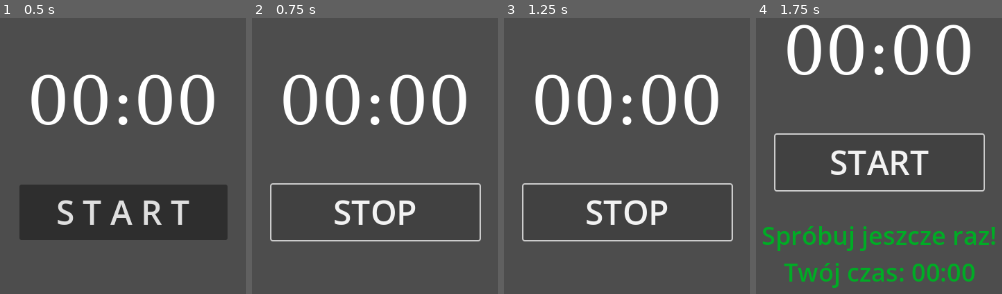
Above: before the commit, frames 1-4 (left to right).
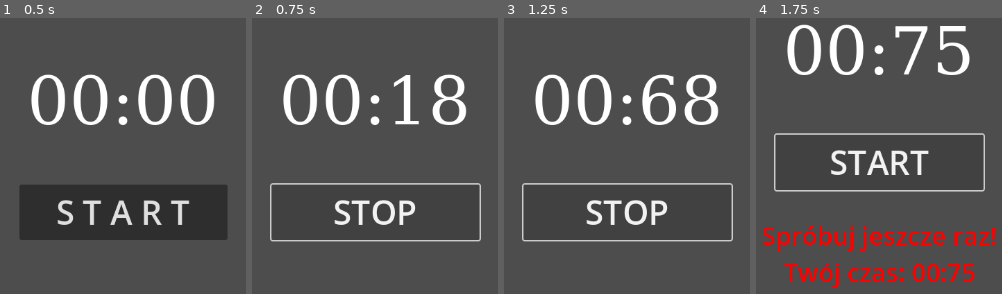
Above: after the commit, the same moments.

Repository: Technikum-Informatyczno-Ekonomiczne/godot-timergame
Game: Godot game, scene res://main.tscn
The game is run twice, just before and just after one commit, with the same random seed, the same clock (stepped at 60 frames per second) and the same inputs.
Inputs:
- Up to frame 1 (0.5 s): no input
- Up to frame 2 (0.75 s): click "S T A R T" at 0.5 s
- Up to frame 3 (1.25 s): no input
- Up to frame 4 (1.75 s): click "STOP" at 1.25 s

Frame 1 is identical in both runs. In frame 2, 2.4% of the frame differs, in the area x 56-88%, y 20-39%; in frame 3, 1.5%; in frame 4, 7.6%, in the area x 2-98%, y 2-98%.

Commit message:
Refactor timer logic to use _process(delta) instead of TImer node

Diff:
--- a/main.gd
+++ b/main.gd
@@ -3,7 +3,6 @@
 @onready var time_label: Label = $VBoxContainer/TimeLabel
 @onready var button: Button = $VBoxContainer/StartStopButton
 @onready var message_label: Label = $VBoxContainer/MessageLabel
-@onready var timer: Timer = $GameTimer
 
 var elapsed_time: float = 0.0
 var is_running: bool = false
@@ -12,36 +11,32 @@
 func _ready():
 	update_display()
 	button.pressed.connect(_on_button_pressed)
-	timer.timeout.connect(_on_timer_timeout)
 	message_label.visible = false
 
-func _process(_delta):
+func _process(delta):
+	print(delta)
 	if is_running:
+		elapsed_time += delta
 		time_label.text = format_time(elapsed_time)
 
 
 func _on_button_pressed():
-	print("button pressed")
 	if is_running:
 		stop_timer()
 	else:
-		print("ok " )
+		reset_timer()
 		start_timer()
 
 func start_timer():
 	is_running = true
 	button.text = "STOP"
 	message_label.visible = false
-	timer.start()
 
 func stop_timer():
 	is_running =false
 	button.text = "START"
-	timer.stop()
 	check_result()
 
-func _on_timer_timeout():
-	elapsed_time += 1.0
 
 func check_result():
 	var target: float = 300.0
@@ -50,18 +45,20 @@
 		message_label.modulate = Color.GREEN
 	else:
 		message_label.text = "Spróbuj jeszcze raz!\nTwój czas: " + format_time(elapsed_time)
+		message_label.modulate = Color.RED
+
 	message_label.visible = true
-	reset_timer()
+
 
 func reset_timer():
 	elapsed_time = 0.0
 	update_display()
 
 func update_display():
-	print("supdateing")
-#	time_label.text = format_time(elapsed_time)
+	time_label.text = format_time(elapsed_time)
 
 func format_time(seconds: float)-> String:
-	var mins: int = int(seconds) / 60
-	var secs: int = int(seconds) % 60
-	return "%02d:%02d" % [mins, secs]
+	var whole_seconds: int = int(seconds)
+	var hundredths: int = int(((seconds - whole_seconds)*100.0)+0.0001)
+	print(hundredths)
+	return "%02d:%02d" % [whole_seconds, hundredths]
--- a/main.tscn
+++ b/main.tscn
@@ -455,5 +455,3 @@
 theme_override_font_sizes/font_size = 36
 text = "MessageLabel"
 horizontal_alignment = 1
-
-[node name="GameTimer" type="Timer" parent="."]
